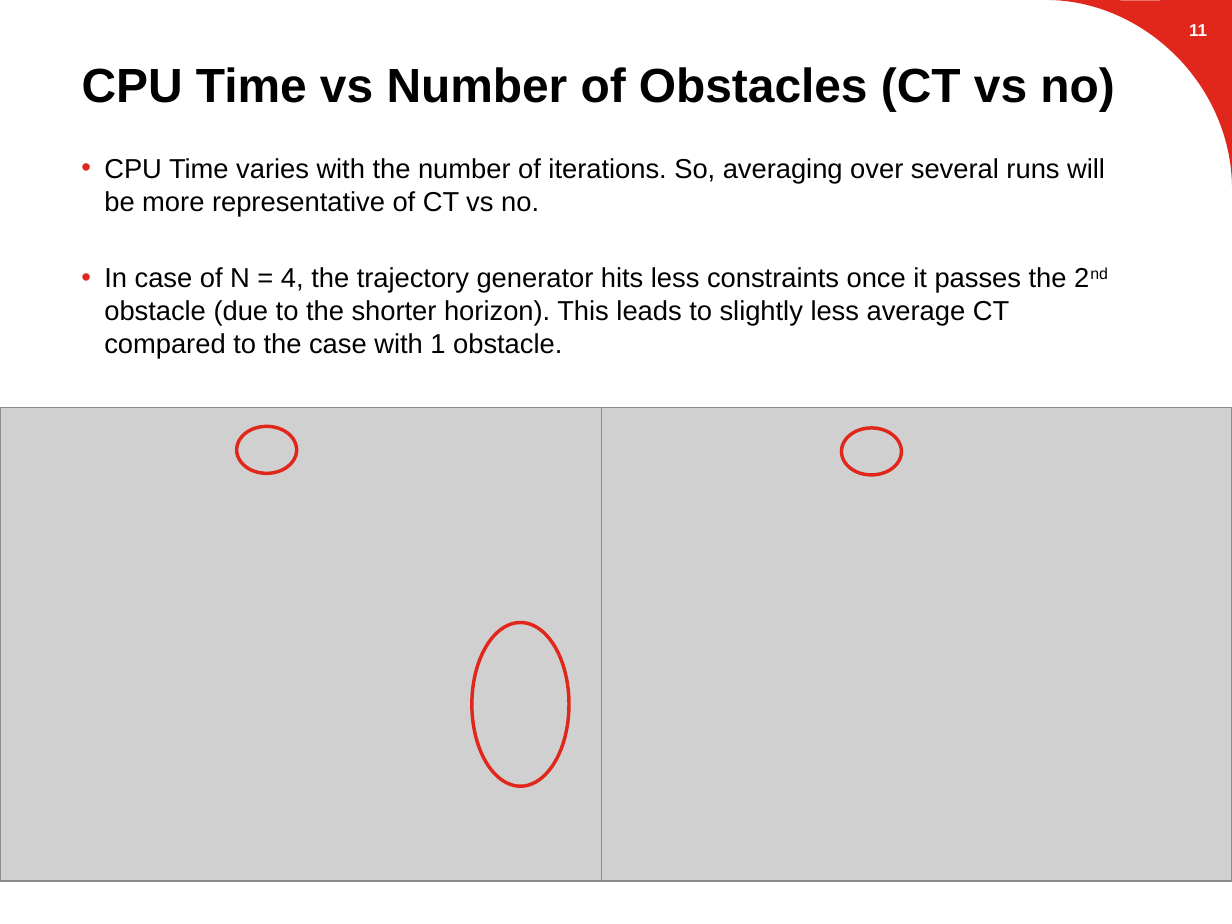
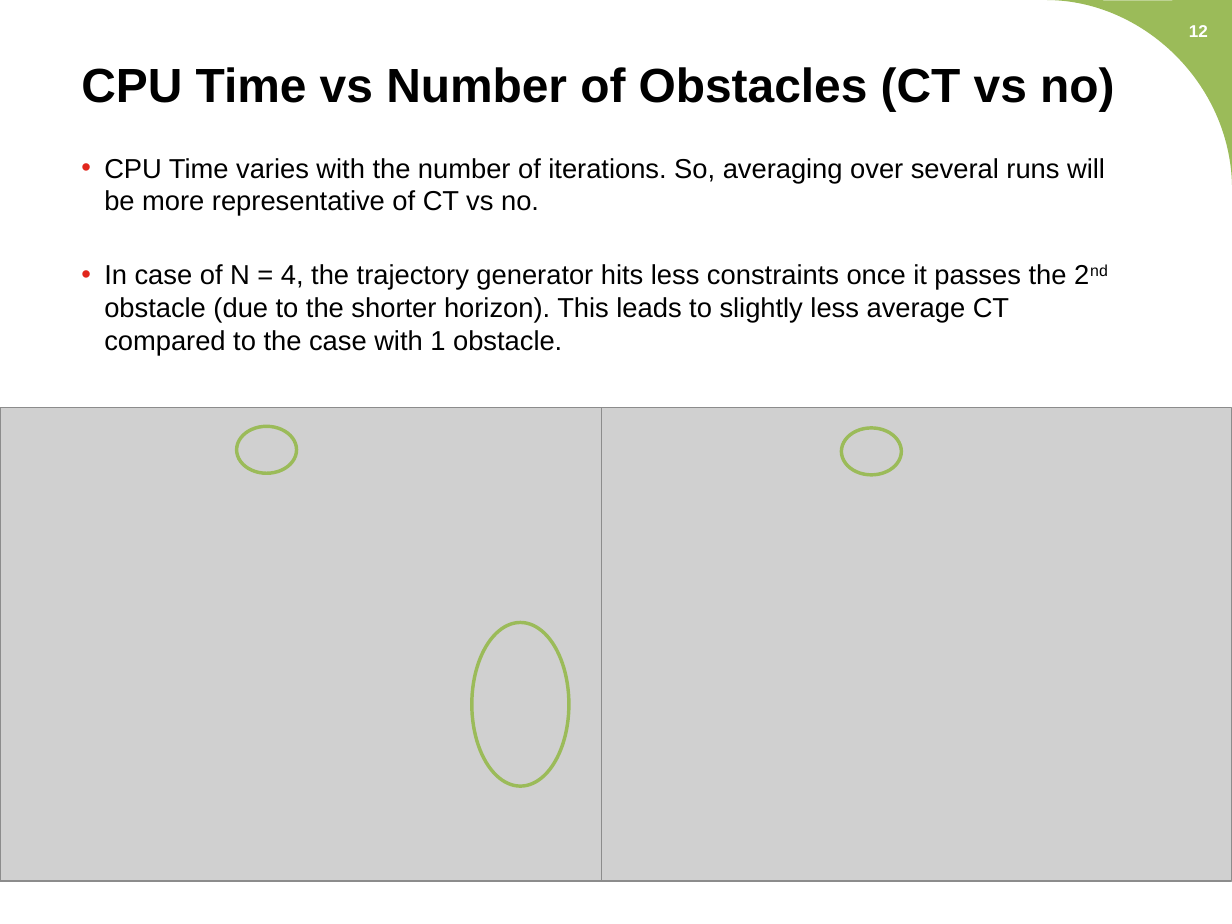
Before and after one commit to suvoganguli/GIG-MPC-Laplacian, a slide deck: slide 12 of 2D Results.pptx. Drawn at 1232x924 pixels with LibreOffice and Linux fonts; fonts in the diff are those of the drawing; grey boxes stand for pictures; background and template pictures are left out. Boxes give left, top, right and bottom in pixels: in the first picture for what was removed or moved away, otherwise in the second. Text is boxed around its words. In the diff, an @@ line names an element or a change of style, - is before the commit and + after.

```diff
--- a/2D Results.pptx
+++ b/2D Results.pptx
@@ freeform shape at <box>1047,0,1232,185</box>: fill #E1261C to #9BBB59 @@
@@ page number at <box>1189,25,1208,37</box>: text changed @@
-11
+12
@@ text "CPU Time varies with the ..." at <box>104,158,1105,356</box>: less space between paragraphs @@
@@ outline #E1261C 2 pt to #9BBB59 2 pt in 3 elements at <box>237,426,297,473</box>, <box>841,428,902,474</box>, <box>472,622,569,786</box> @@
```
Also in this commit, not shown: 20 other slides changed, 25 other files.
